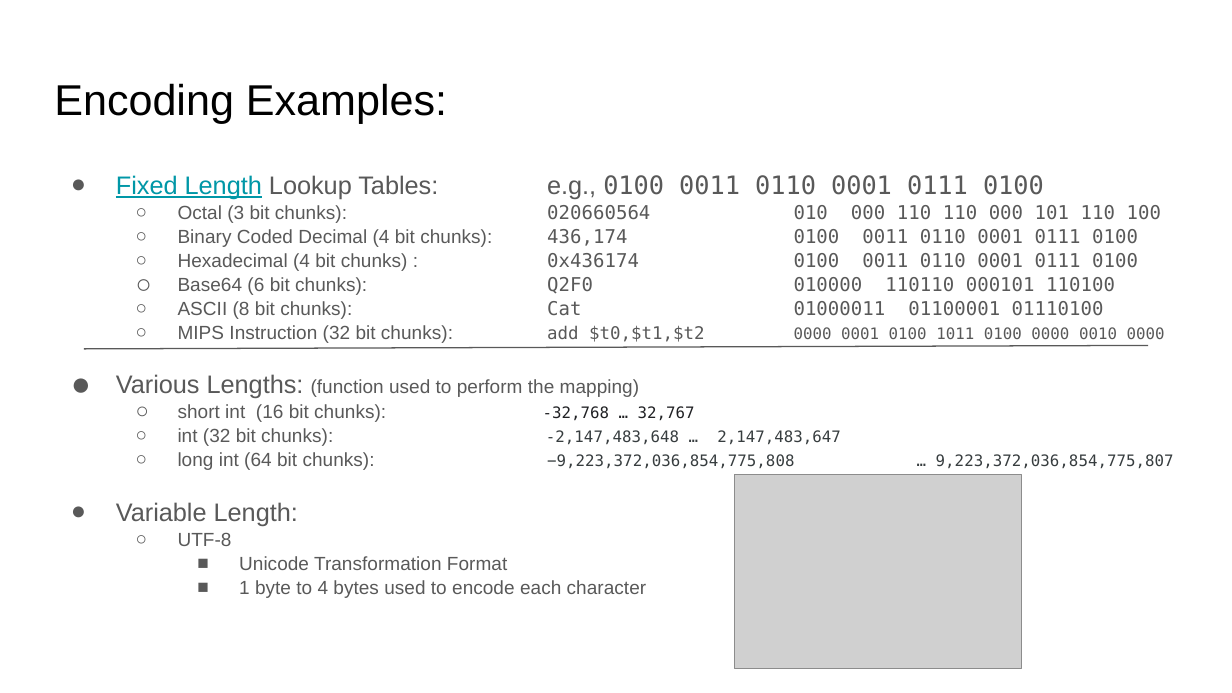
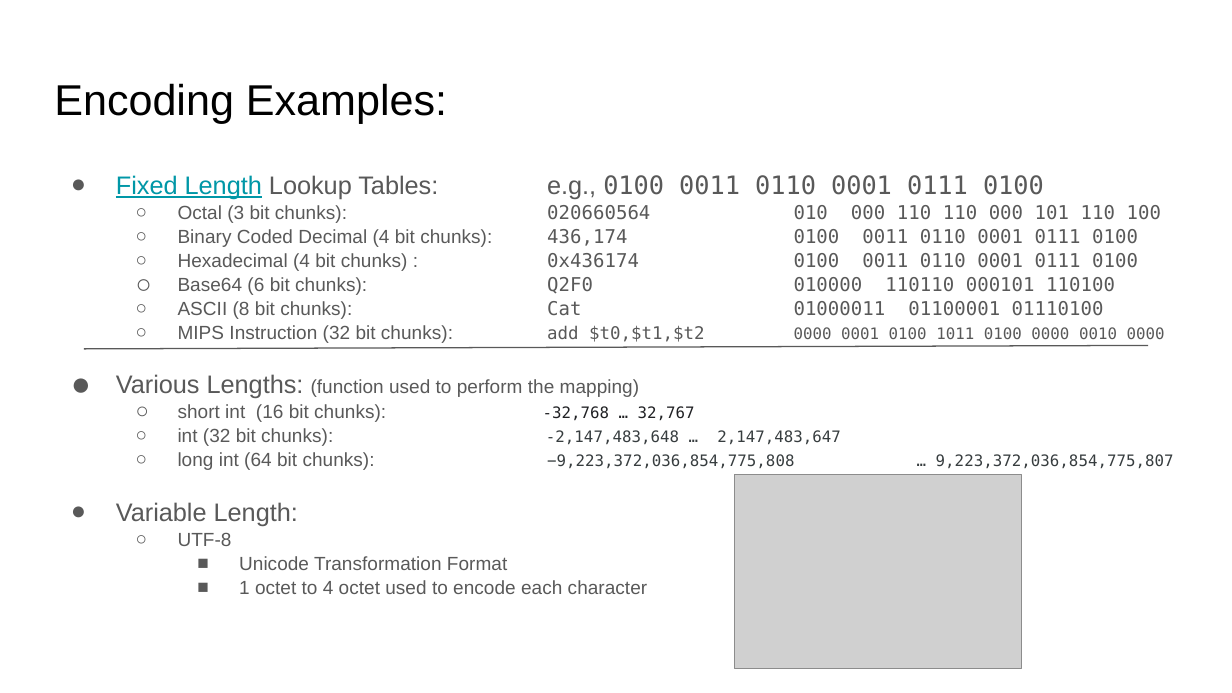
Before and after one commit to sgarcia0206/comp122-f23, a slide deck: slide 10 of format-encodings/slide_presentations/.hidden/introduction-to-encodings.pptx. Drawn at 1232x693 pixels with LibreOffice and Linux fonts; fonts in the diff are those of the drawing; grey boxes stand for pictures. Boxes give left, top, right and bottom in pixels: in the first picture for what was removed or moved away, otherwise in the second. Text is boxed around its words. In the diff, an @@ line names an element or a change of style, - is before the commit and + after.

```diff
--- a/format-encodings/slide_presentations/.hidden/introduction-to-encodings.pptx
+++ b/format-encodings/slide_presentations/.hidden/introduction-to-encodings.pptx
@@ text at <box>239,580,647,594</box>: text changed @@
-    ■ 1 byte to 4 bytes used to encode each character
+    ■ 1 octet to 4 octet used to encode each character
```
Also in this commit, not shown: 2 other slides changed, 1 slide added, 1 other file.
